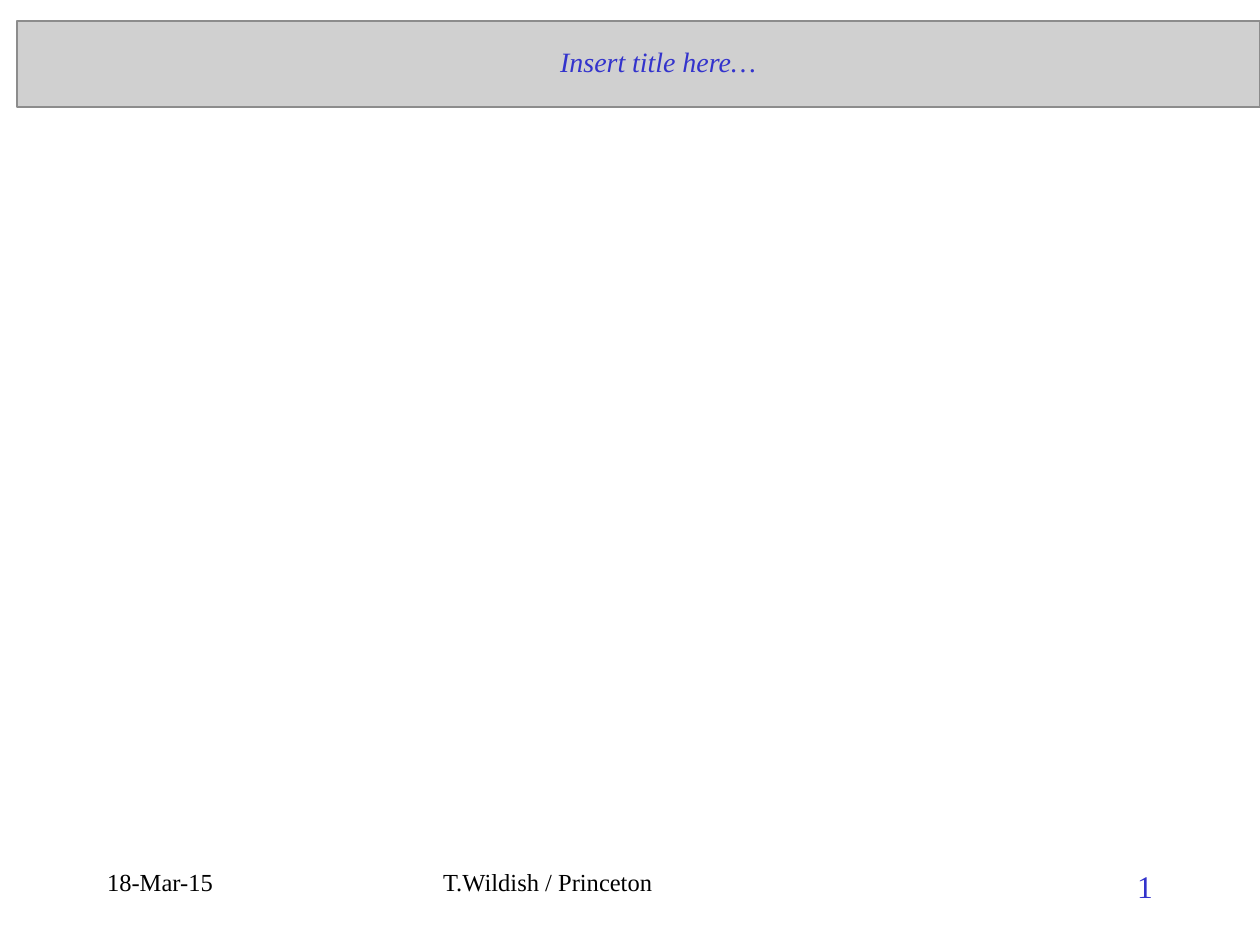
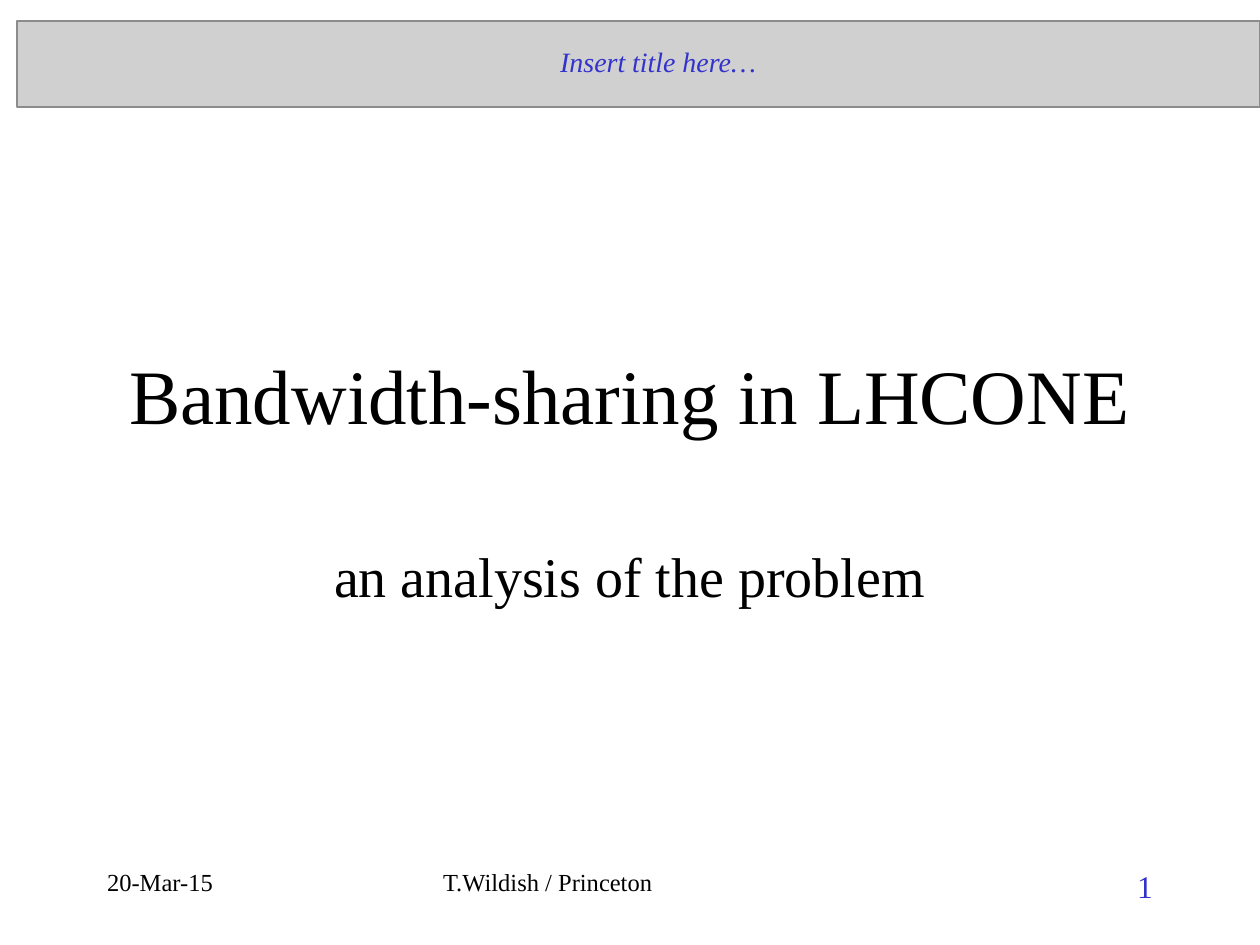
Before and after one commit to TonyWildish/P2P-Auction, a slide deck: slide 1 of Slides/PSP.pptx. Drawn at 1260x945 pixels with LibreOffice and Linux fonts; fonts in the diff are those of the drawing; grey boxes stand for pictures. Boxes give left, top, right and bottom in pixels: in the first picture for what was removed or moved away, otherwise in the second. Text is boxed around its words. In the diff, an @@ line names an element or a change of style, - is before the commit and + after.

```diff
--- a/Slides/PSP.pptx
+++ b/Slides/PSP.pptx
@@ title added at (x1=129, y1=370, x2=1129, y2=439), 44 pt, text #000000 @@
+Bandwidth-sharing in LHCONE
@@ subtitle added at (x1=334, y1=557, x2=925, y2=608), 32 pt, text #000000 @@
+an analysis of the problem
@@ text at (x1=107, y1=874, x2=213, y2=892): text changed @@
-18-Mar-15
+20-Mar-15
```
Also in this commit, not shown: 5 other slides changed, 25 slides added.
